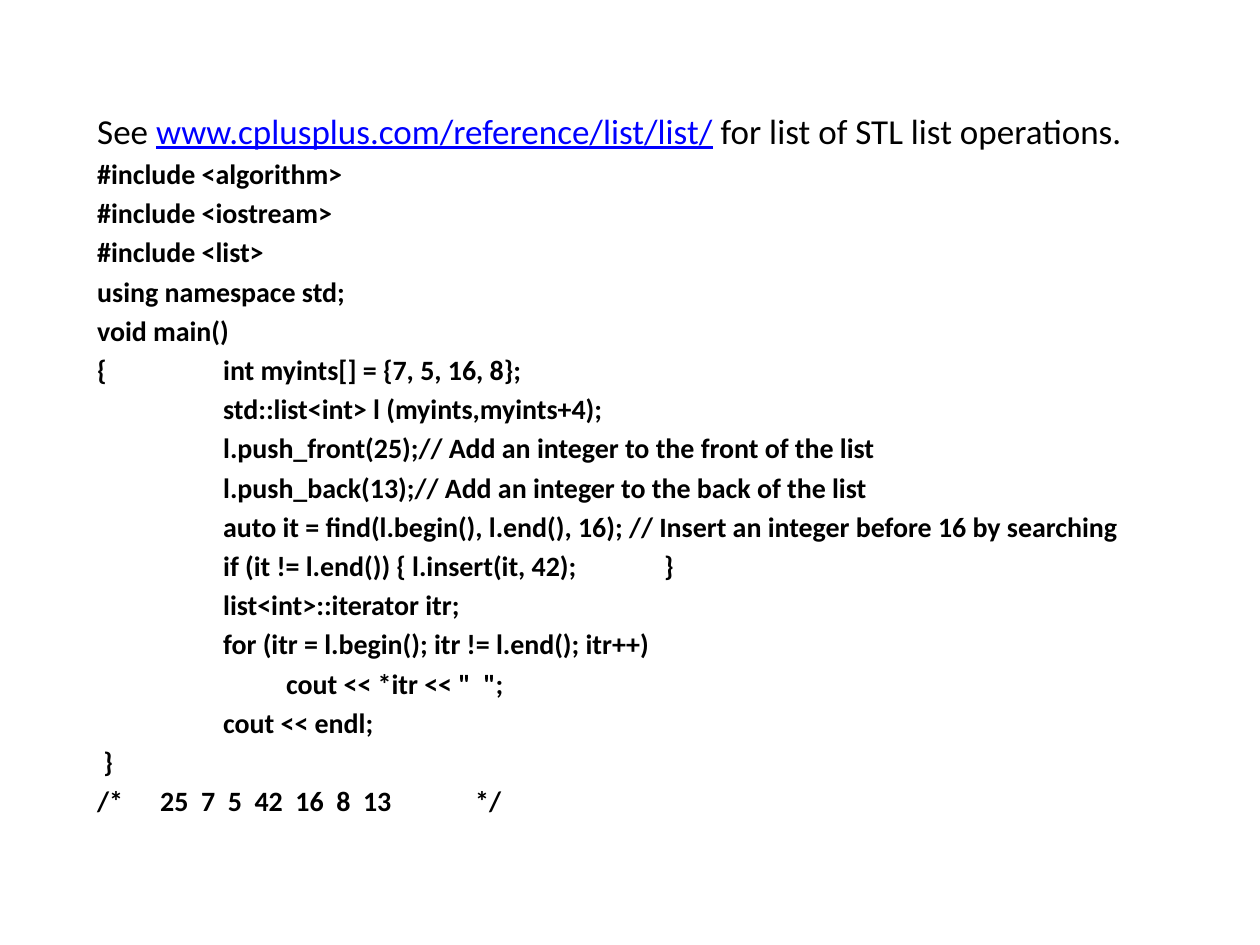
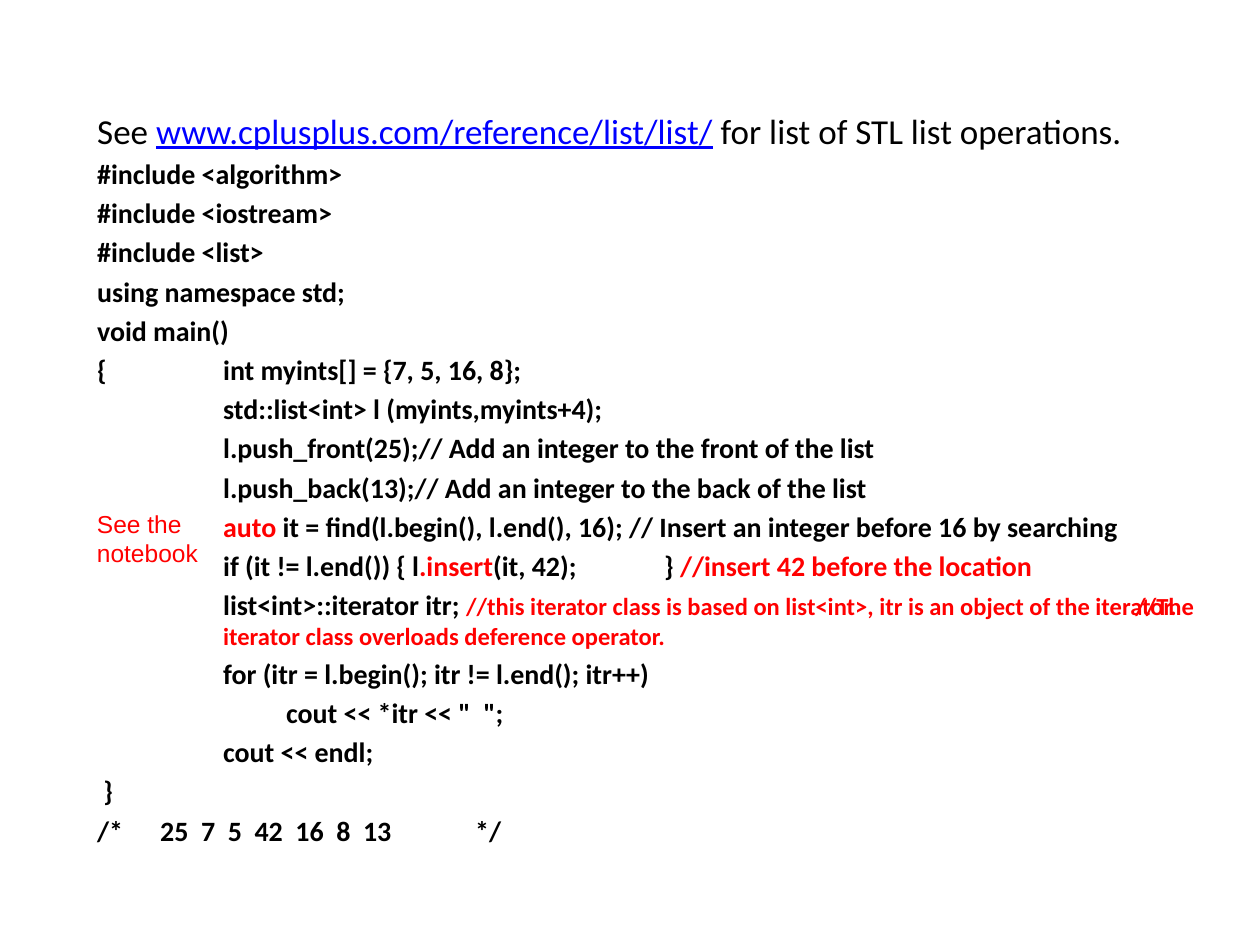
Before and after one commit to gabywang/FRE6883, a slide deck: slide 52 of Slides/Part 2-Financial Applications Using Data Structures, Templates and Design Patterns.pptx. Drawn at 1260x945 pixels with LibreOffice and Linux fonts; fonts in the diff are those of the drawing; background and template pictures are left out. Boxes give left, top, right and bottom in pixels: in the first picture for what was removed or moved away, otherwise in the second. Text is boxed around its words. In the diff, an @@ line names an element or a change of style, - is before the commit and + after.

```diff
--- a/Slides/Part 2-Financial Applications Using Data Structures, Templates and Design Patterns.pptx
+++ b/Slides/Part 2-Financial Applications Using Data Structures, Templates and Design Patterns.pptx
@@ text added at (97, 515, 198, 563), 14 pt, text #FF0000 @@
+See the notebook
@@ text at (223, 516, 1117, 542): text colour #000000 to #FF0000 in "auto" @@
@@ text at (223, 555, 1194, 649): text changed; size 16 to 14 pt; text colour #000000 to #FF0000 @@
-if (it != l.end()) { l.insert(it, 42); }
-    list<int>::iterator itr;
+if (it != l.end()) { l.insert(it, 42); } //insert 42 before the location
+    list<int>::iterator itr; //this iterator class is based on list<int>, itr is an object of the iterator. //The iterator class overloads deference operator.
```
Also in this commit, not shown: 57 other slides changed.
